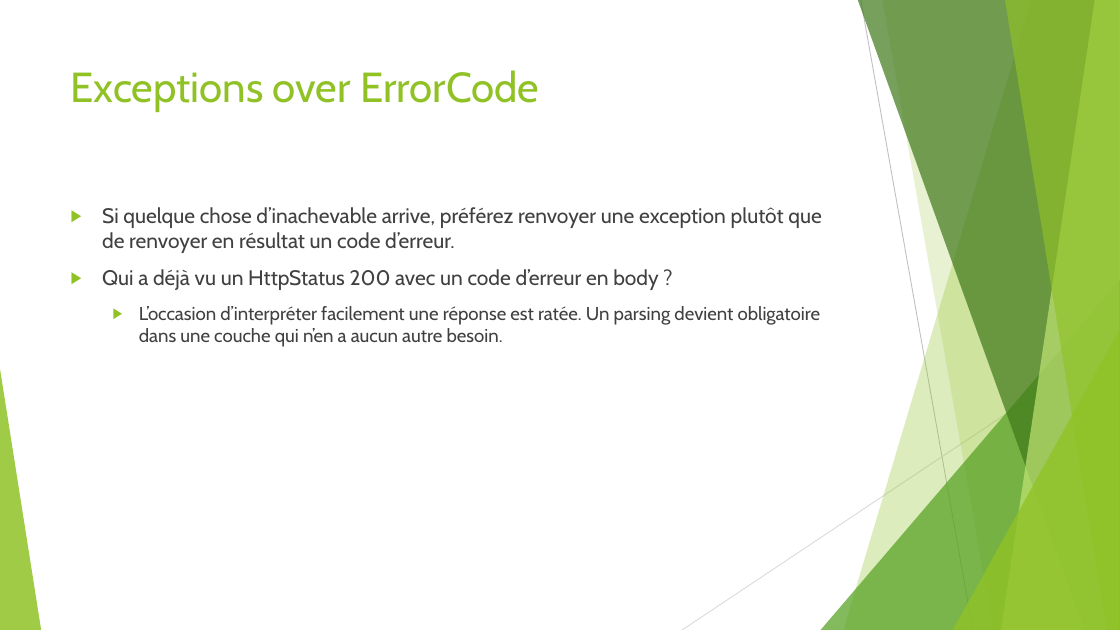
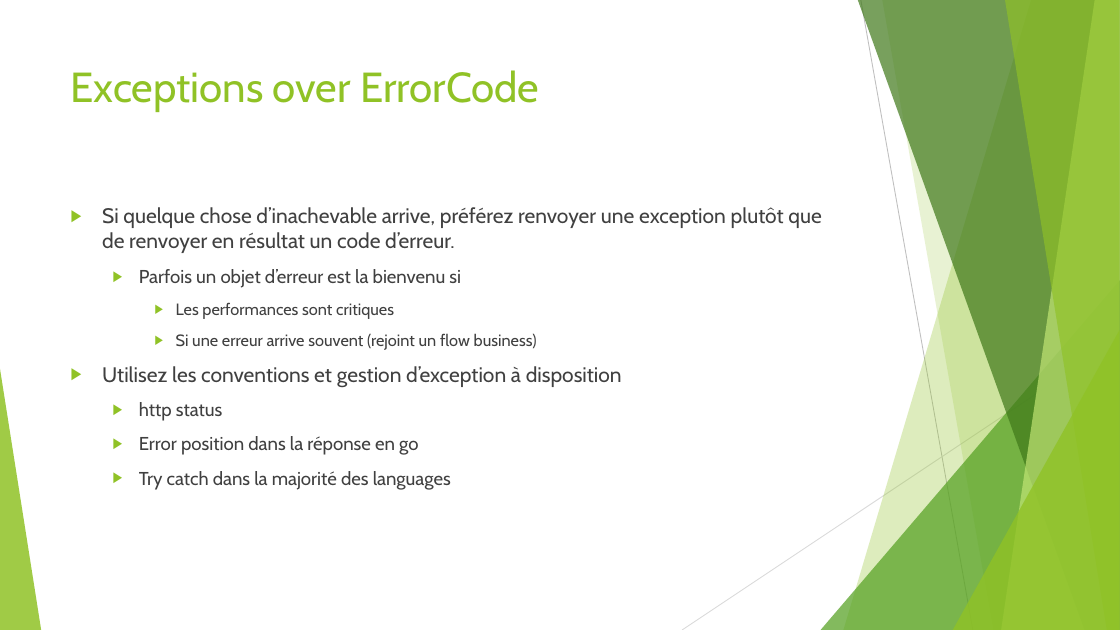
Before and after one commit to worming004/SimpleIsNotEasy, a slide deck: slide 19 of PPT/Easy != Simple.pptx (slide 16 before the commit). Drawn at 1120x630 pixels with LibreOffice and Linux fonts; fonts in the diff are those of the drawing. Boxes give left, top, right and bottom in pixels: in the first picture for what was removed or moved away, otherwise in the second. Text is boxed around its words. In the diff, an @@ line names an element or a change of style, - is before the commit and + after.

```diff
--- a/PPT/Easy != Simple.pptx
+++ b/PPT/Easy != Simple.pptx
@@ text at [102, 269, 622, 490]: text changed @@
-▶ Qui a déjà vu un HttpStatus 200 avec un code d’erreur en body ?
-  ▶ L’occasion d’interpréter facilement une réponse est ratée. Un parsing devient obligatoire dans une couche qui n’en a aucun autre besoin.
+  ▶ Parfois un objet d’erreur est la bienvenu si
+    ▶ Les performances sont critiques
+    ▶ Si une erreur arrive souvent (rejoint un flow business)
+▶ Utilisez les conventions et gestion d’exception à disposition
+  ▶ http status
+  ▶ Error position dans la réponse en go
+  ▶ Try catch dans la majorité des languages
```
Also in this commit, not shown: 5 other slides changed, 3 slides added, 1 other file.
